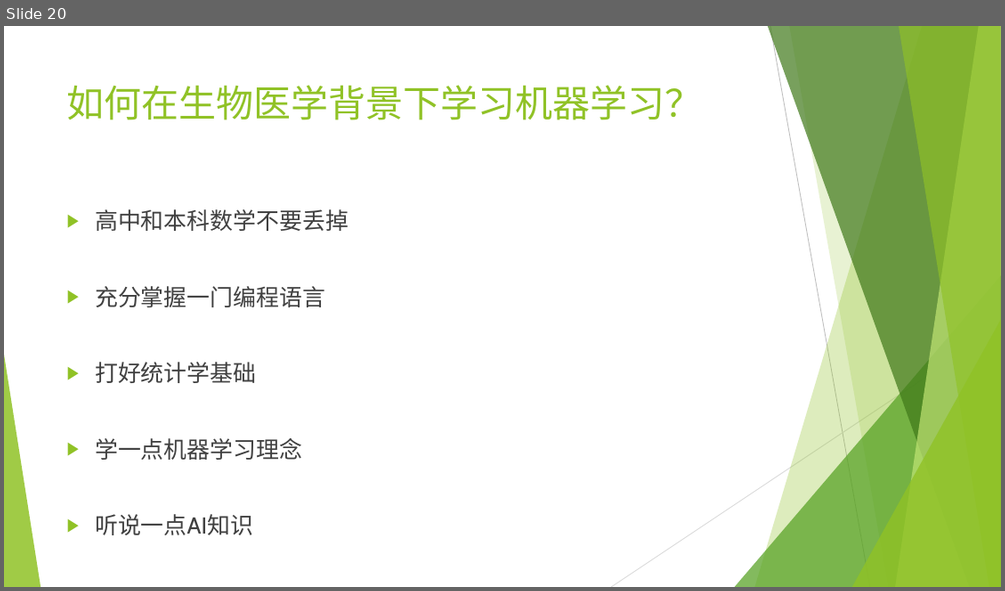
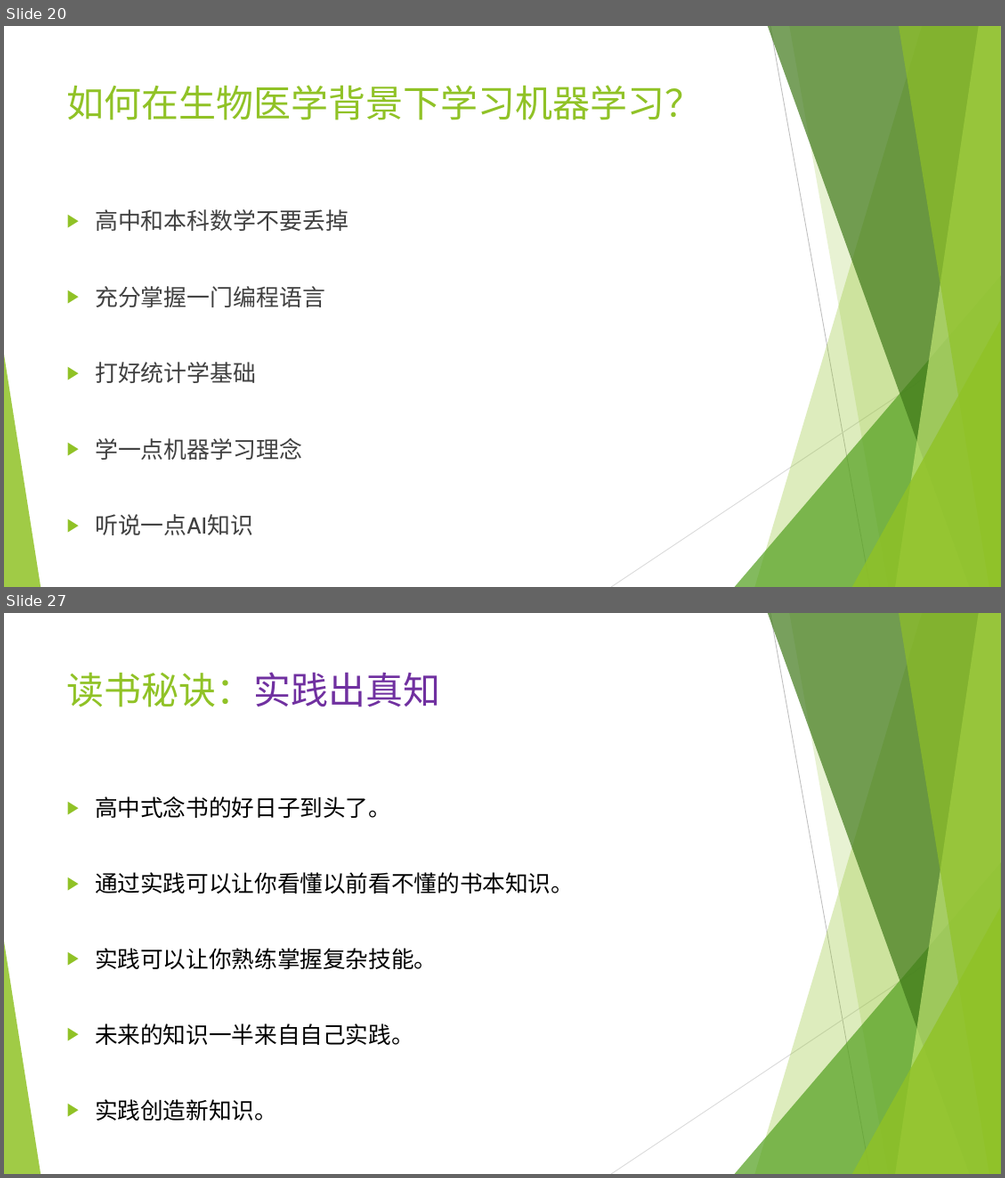
Before and after one commit to wangyi-fudan/BIOL130173, a slide deck: 0_why_and_how.pptx. Shown one above the other, each under a label of ours: slide 20 before the commit, slides 20 and 27 after it; the slides between them are not shown. The pictures are 1005x591 and 1005x1178 pixels, drawn with LibreOffice and Linux fonts; fonts in the diff are those of the drawing. Boxes give left, top, right and bottom in pixels: in the first picture for what was removed or moved away, otherwise in the second. Text is boxed around its words. In the diff, an @@ line names an element or a change of style, - is before the commit and + after.

```diff
--- a/0_why_and_how.pptx
+++ b/0_why_and_how.pptx
@@ slide 27 added at (4, 613, 1001, 1174), background #FFFFFF; not listed: 10 template elements that a slide beside it also shows @@
@@ title added at (67, 672, 441, 707), 36 pt, text #90C226 @@
+读书秘诀：实践出真知
@@ text added at (95, 796, 574, 1120), 22 pt, text #000000 @@
+▶ 高中式念书的好日子到头了。
+▶ 通过实践可以让你看懂以前看不懂的书本知识。
+▶ 实践可以让你熟练掌握复杂技能。
+▶ 未来的知识一半来自自己实践。
+▶ 实践创造新知识。
```
Also in this commit, not shown: 2 slides changed, 8 other slides added.
